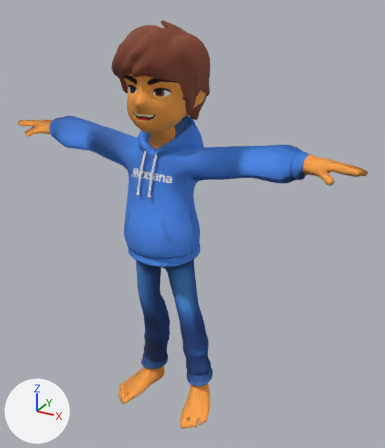
A saved change to the FBX model game-runner/public/game/assets/3d/Boy_Jump.fbx.
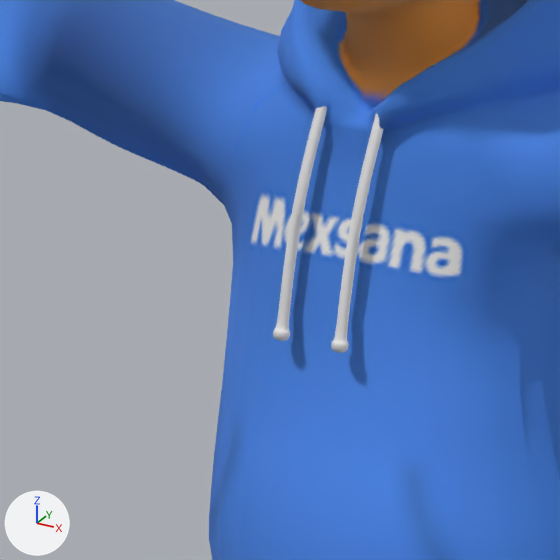
There are two pictures of each version: one whole from a camera (50 mm lens) standing at (0.872, -1.398, 1.449) and looking at (0.071, 0.059, 0.721), one close up on the part from 22% to 50% of the width and 29% to 53% of the height. The lights are fixed; the arrows at lower left show +X, +Y and +Z. Where no turn or scale is listed for an object, it has been applied to the vertices.

Before the edit, the objects in view are built like this:
```python
me_mesh = bpy.data.meshes.new('Mesh')
me_mesh.from_pydata(...)  # 7138 vertices, 7124 faces; spans x -0.62..0.62, y -0.144..0.144, z -0.005..1.37
# faces by material slot: [1184, 5940]
me_mesh.materials.append(mat_lambert2)  # white #ffffff
me_mesh.materials.append(mat_m_guy_mexana)  # picture img_low_base_color_png
ob_guy = bpy.data.objects.new('Guy', me_mesh)
ob_guy.location = (0.0, 0.0, 0.0)
```
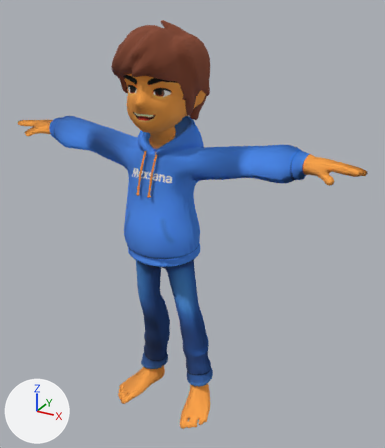
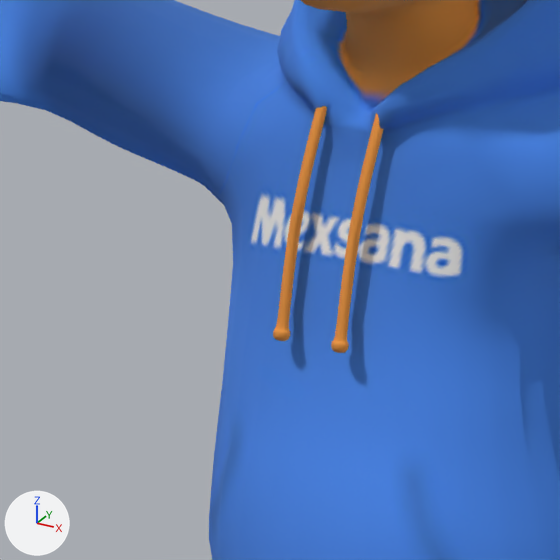
Boxes (x1, y1, x2, y2) around the edits, measured in the close-ups (560 x 560 px):
part 1 of me_mesh, recoloured (grey to orange)
    both: (273, 106, 384, 353)

The change in detail:
Material 'M_Guy_Mexana.001' (mat_m_guy_mexana_001) is new.
Its texture is img_low_base_color_png.
Its roughness is 1.0.
me_mesh has 7138 vertices, 7124 faces and spans x -0.62..0.62, y -0.144..0.144, z -0.005..1.37.
me_mesh is used by ob_guy; location (0.0, 0.0, 0.0).
me_mesh no longer uses material mat_m_guy_mexana (picture img_low_base_color_png).
me_mesh part 1: all 1184 faces that had it switch from mat_lambert2 (white #ffffff) to mat_m_guy_mexana_001 (picture img_low_base_color_png).
